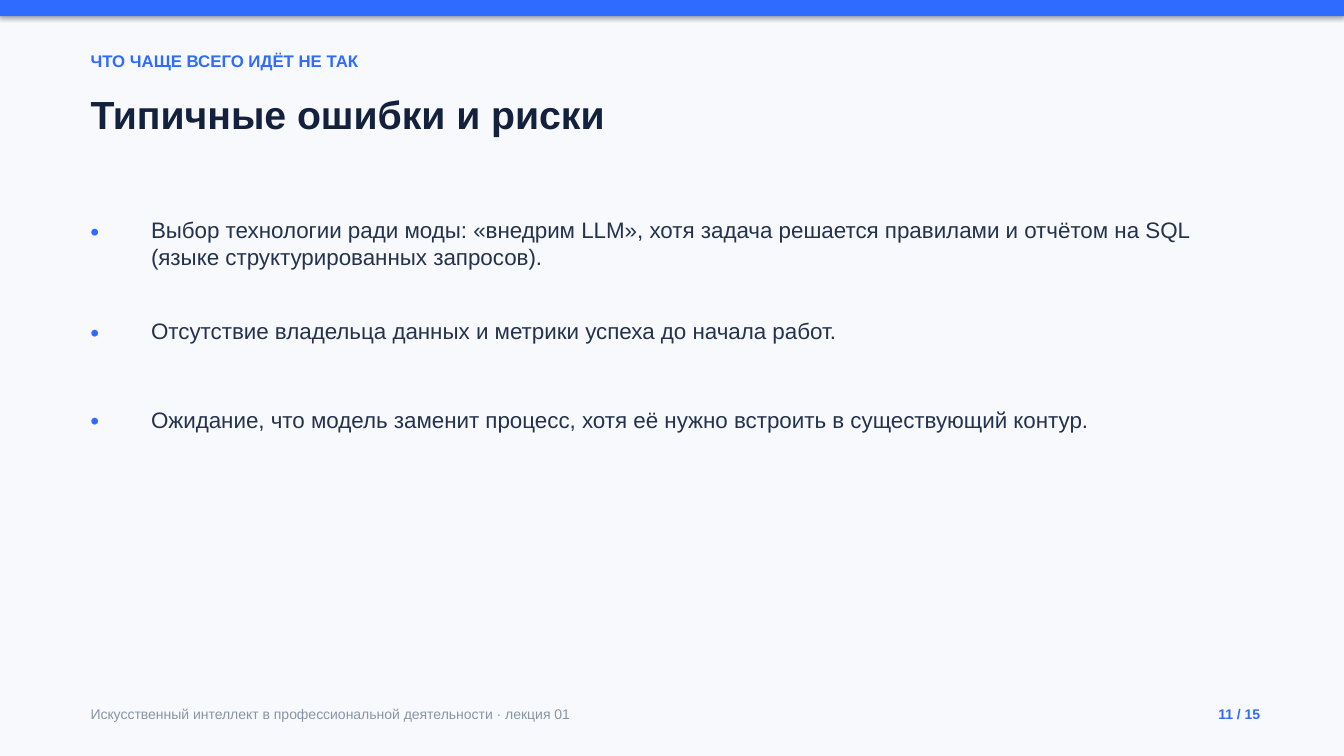
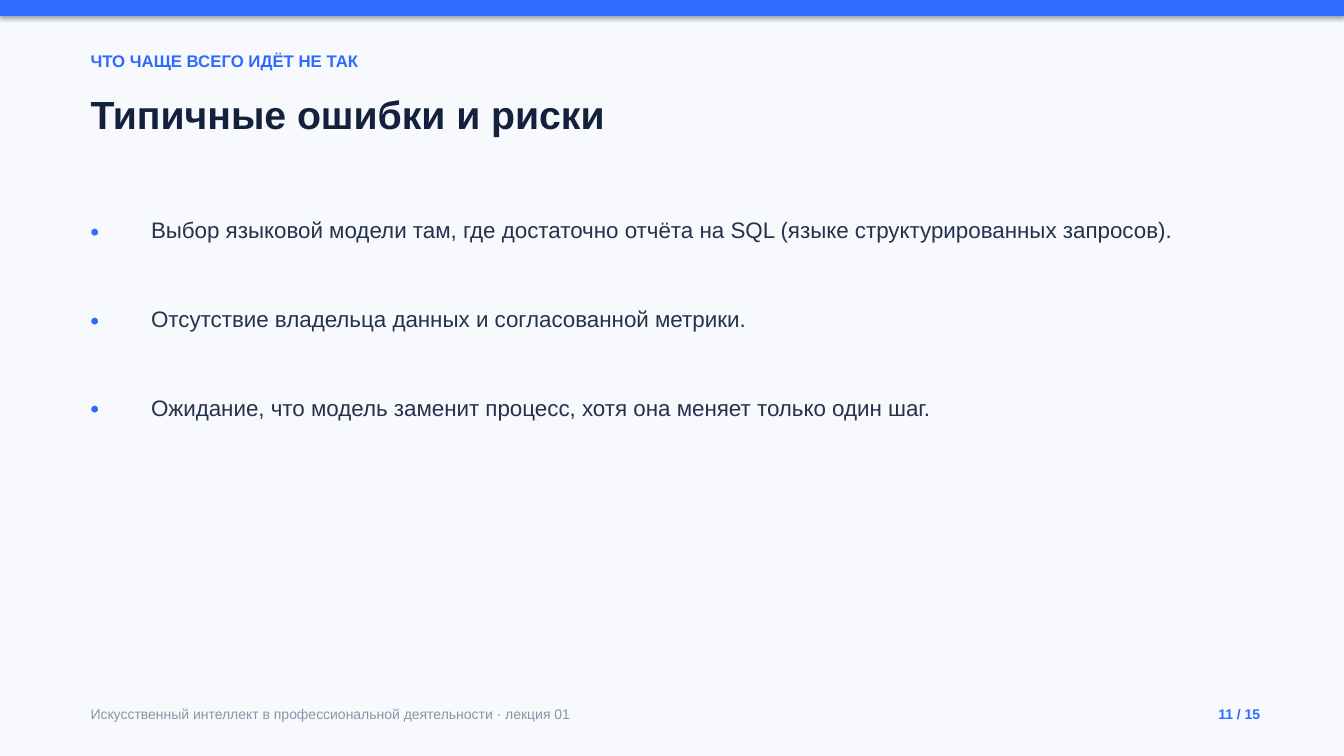
Before and after one commit to ketty3/ketty3.github.io, a slide deck: slide 11 of presentations/lecture-01.pptx. Drawn at 1344x756 pixels with LibreOffice and Linux fonts; fonts in the diff are those of the drawing. Boxes give left, top, right and bottom in pixels: in the first picture for what was removed or moved away, otherwise in the second. Text is boxed around its words. In the diff, an @@ line names an element or a change of style, - is before the commit and + after.

```diff
--- a/presentations/lecture-01.pptx
+++ b/presentations/lecture-01.pptx
@@ text at <box>151,221,1172,243</box>: text changed @@
-Выбор технологии ради моды: «внедрим LLM», хотя задача решается правилами и отчётом на SQL (языке структурированных запросов).
+Выбор языковой модели там, где достаточно отчёта на SQL (языке структурированных запросов).
@@ text "•": place and size @@
-text "•" at <box>81,313,141,363</box>
+text "•" at <box>81,300,141,351</box>
@@ text at <box>151,310,746,332</box>: text changed @@
-Отсутствие владельца данных и метрики успеха до начала работ.
+Отсутствие владельца данных и согласованной метрики.
@@ text "•": place and size @@
-text "•" at <box>81,401,141,452</box>
+text "•" at <box>81,389,141,440</box>
@@ text at <box>151,400,930,421</box>: text changed @@
-Ожидание, что модель заменит процесс, хотя её нужно встроить в существующий контур.
+Ожидание, что модель заменит процесс, хотя она меняет только один шаг.
```
Also in this commit, not shown: 12 other slides changed, 2 slides added, 2 slides removed, 43 other files.
